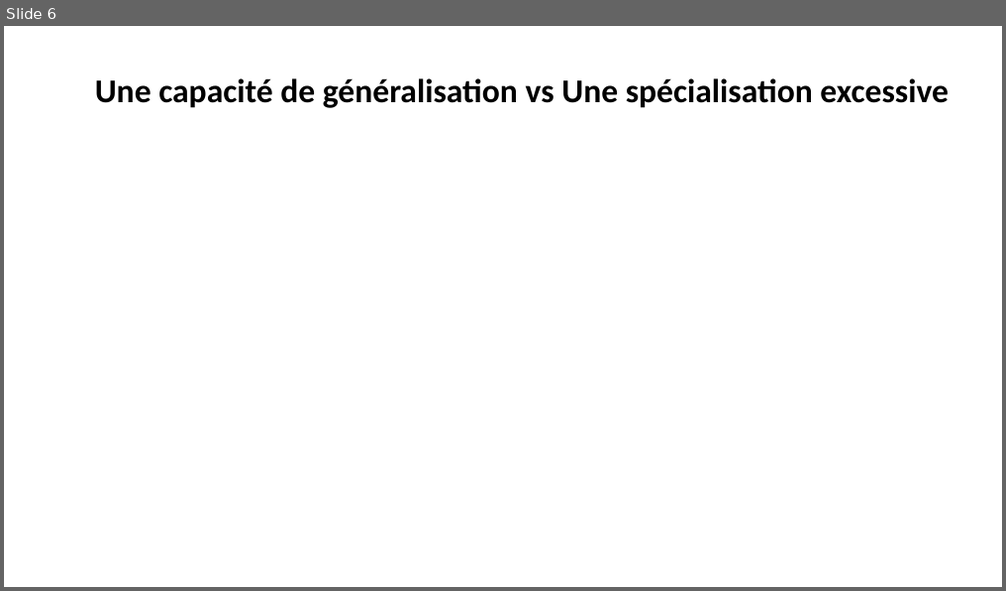
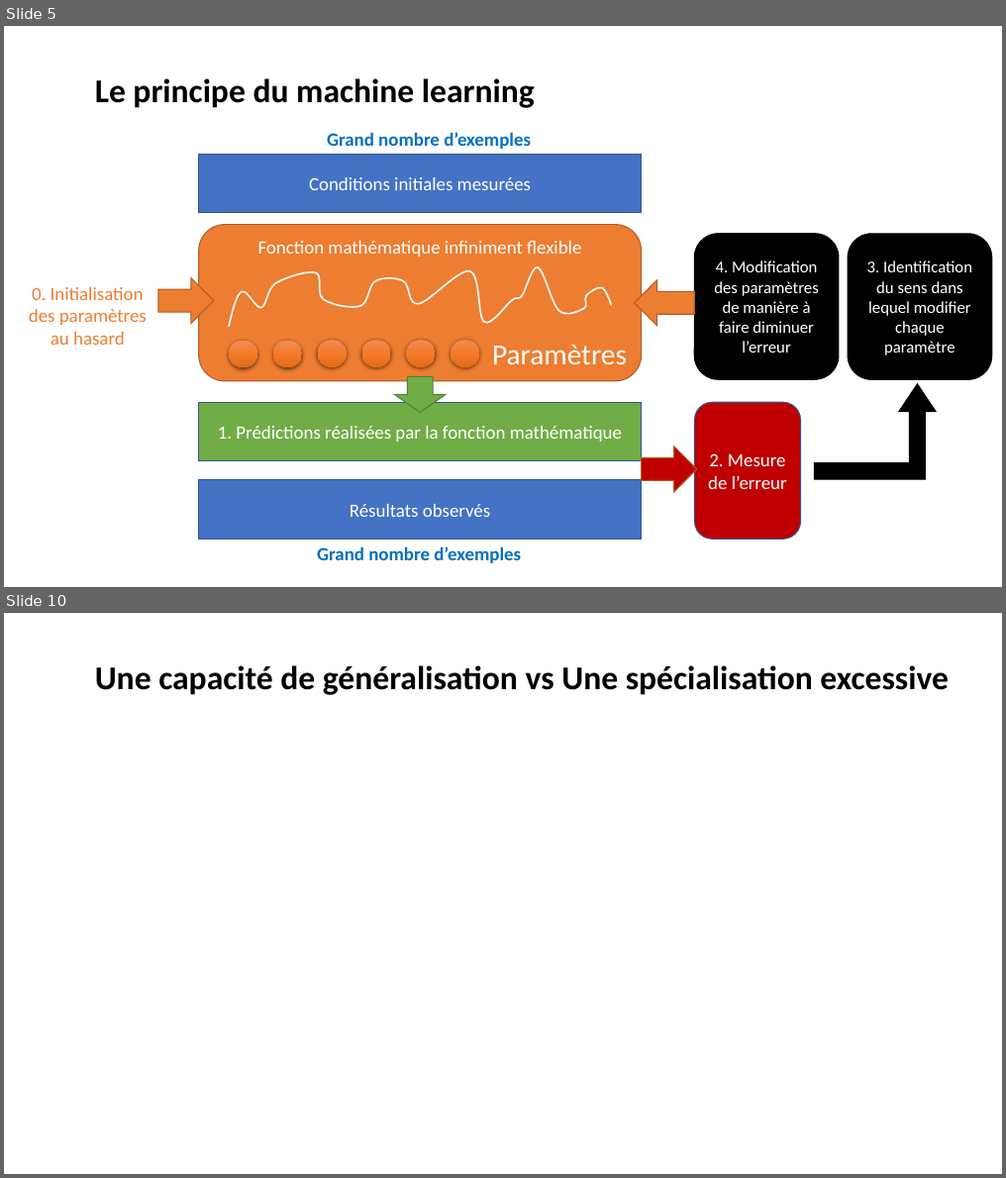
Before and after one commit to laurentprudhon/cours-deeplearning-2020, a slide deck: slides/02_production.pptx. Shown one above the other, each under a label of ours: slide 6 before the commit, slides 5 and 10 after it; the slides between them are not shown. The pictures are 1006x591 and 1006x1178 pixels, drawn with LibreOffice and Linux fonts; fonts in the diff are those of the drawing. Boxes give left, top, right and bottom in pixels: in the first picture for what was removed or moved away, otherwise in the second. Text is boxed around its words. In the diff, an @@ line names an element or a change of style, - is before the commit and + after.

```diff
--- a/slides/02_production.pptx
+++ b/slides/02_production.pptx
@@ slide 5 added at (x1=4, y1=26, x2=1002, y2=587), background #FFFFFF @@
@@ text added at (x1=95, y1=78, x2=535, y2=108), 32 pt, text #000000, bold @@
+Le principe du machine learning
@@ text added at (x1=327, y1=132, x2=531, y2=149), 18 pt, text #0070C0, bold @@
+Grand nombre d’exemples
@@ rectangle added at (x1=199, y1=154, x2=642, y2=213), fill #4472C4, outline #325491 1 pt, 18 pt, text #FFFFFF @@
+Conditions initiales mesurées
@@ rounded rectangle added at (x1=199, y1=224, x2=642, y2=380), fill #ED7D31, outline #AF5C24 1 pt, 18 pt, text #FFFFFF @@
+Fonction mathématique infiniment flexible
@@ rounded rectangle added at (x1=694, y1=233, x2=839, y2=379), fill #000000, outline #000000 1 pt, 16 pt, text #FFFFFF @@
+4. Modification des paramètres de manière à faire diminuer l’erreur
@@ rounded rectangle added at (x1=847, y1=234, x2=992, y2=380), fill #000000, outline #000000 1 pt, 16 pt, text #FFFFFF @@
+3. Identification du sens dans lequel modifier chaque paramètre
@@ text added at (x1=29, y1=287, x2=147, y2=345), 18 pt, text #ED7D31 @@
+0. Initialisation des paramètres au hasard
@@ right arrow added at (x1=158, y1=278, x2=214, y2=324), fill #ED7D31, outline #AF5C24 1 pt @@
@@ freeform shape added at (x1=229, y1=268, x2=611, y2=327), outline #FFFFFF 1.5 pt @@
@@ right arrow added at (x1=635, y1=280, x2=694, y2=326), fill #ED7D31, outline #AF5C24 1 pt @@
@@ ellipse added at (x1=229, y1=341, x2=257, y2=368), fill gradient #F18C57 to #F67B28 to #E56C19 @@
@@ ellipse added at (x1=273, y1=341, x2=302, y2=368), fill gradient #F18C57 to #F67B28 to #E56C19 @@
@@ ellipse added at (x1=318, y1=341, x2=347, y2=368), fill gradient #F18C57 to #F67B28 to #E56C19 @@
@@ ellipse added at (x1=361, y1=341, x2=390, y2=368), fill gradient #F18C57 to #F67B28 to #E56C19 @@
@@ ellipse added at (x1=406, y1=341, x2=435, y2=368), fill gradient #F18C57 to #F67B28 to #E56C19 @@
@@ ellipse added at (x1=450, y1=341, x2=479, y2=368), fill gradient #F18C57 to #F67B28 to #E56C19 @@
@@ text added at (x1=492, y1=345, x2=627, y2=365), 28 pt, text #FFFFFF @@
+Paramètres
@@ down arrow added at (x1=395, y1=377, x2=446, y2=413), fill #70AD47, outline #538035 1 pt @@
@@ rectangle added at (x1=199, y1=402, x2=642, y2=462), fill #70AD47, outline #325491 1 pt, 18 pt, text #FFFFFF @@
+1. Prédictions réalisées par la fonction mathématique
@@ rounded rectangle added at (x1=695, y1=402, x2=801, y2=540), fill #C00000, outline #325491 1 pt, 18 pt, text #FFFFFF @@
+2. Mesure de l’erreur
@@ bent up arrow added at (x1=815, y1=384, x2=936, y2=479), fill #000000, outline #000000 1 pt @@
@@ right arrow added at (x1=642, y1=447, x2=696, y2=492), fill #C00000, outline #AF5C24 1 pt @@
@@ rectangle added at (x1=199, y1=480, x2=642, y2=540), fill #4472C4, outline #325491 1 pt, 18 pt, text #FFFFFF @@
+Résultats observés
@@ text added at (x1=317, y1=547, x2=521, y2=564), 18 pt, text #0070C0, bold @@
+Grand nombre d’exemples
@@ what was slide 6 is now slide 10 @@
```
Also in this commit, not shown: 2 slides changed, 5 other slides added, 15 slides removed.
